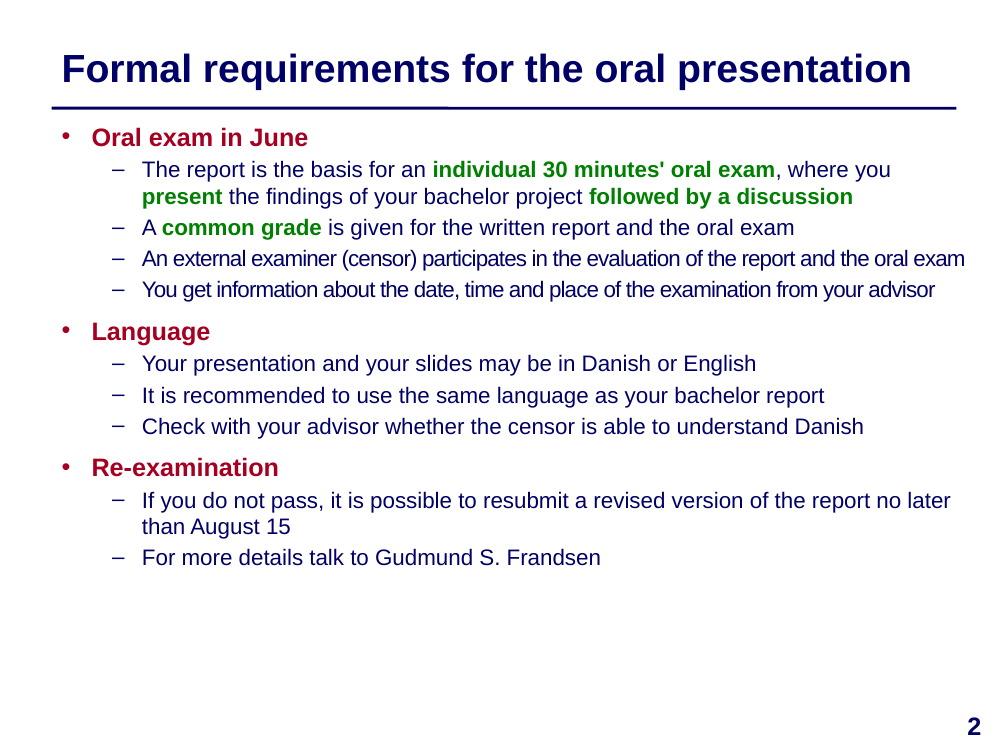
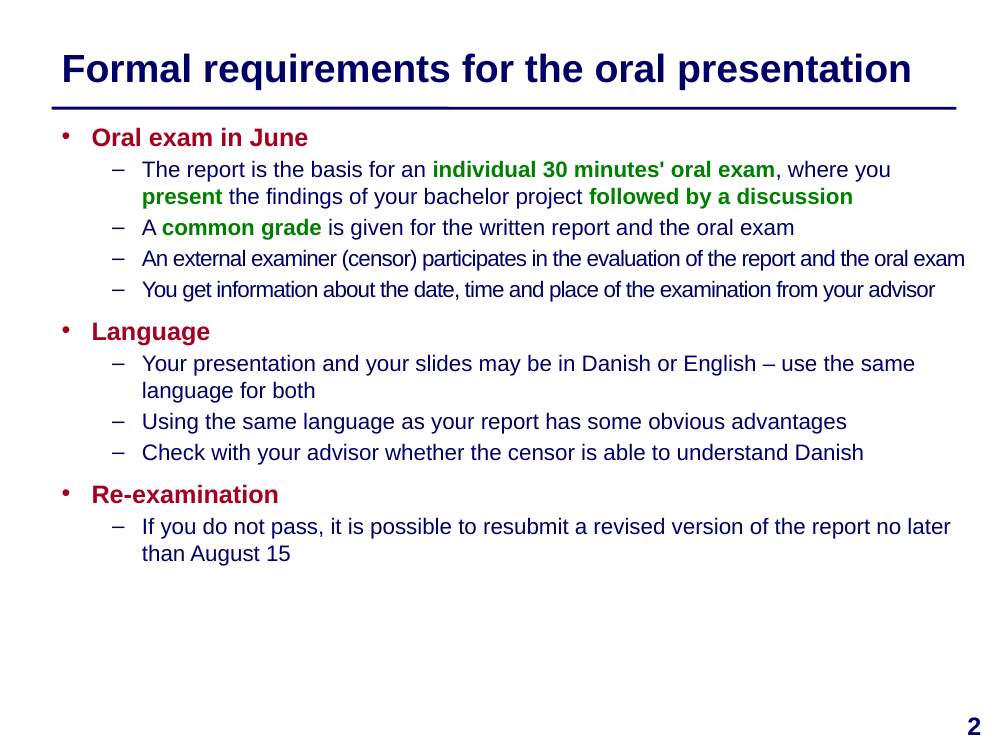
Before and after one commit to IntProgAU/Materiale, a slide deck: slide 2 of web/b23/4 Oral Presentation.pptx. Drawn at 1008x756 pixels with LibreOffice and Linux fonts; fonts in the diff are those of the drawing. Boxes give left, top, right and bottom in pixels: in the first picture for what was removed or moved away, otherwise in the second. Text is boxed around its words. In the diff, an @@ line names an element or a change of style, - is before the commit and + after.

```diff
--- a/web/b23/4 Oral Presentation.pptx
+++ b/web/b23/4 Oral Presentation.pptx
@@ text at (x1=142, y1=354, x2=916, y2=434): text changed @@
-  – Your presentation and your slides may be in Danish or English
-  – It is recommended to use the same language as your bachelor report
+  – Your presentation and your slides may be in Danish or English – use the same language for both
+  – Using the same language as your report has some obvious advantages
@@ text at (x1=142, y1=548, x2=601, y2=566): paragraph removed @@
-  – For more details talk to Gudmund S. Frandsen
```
